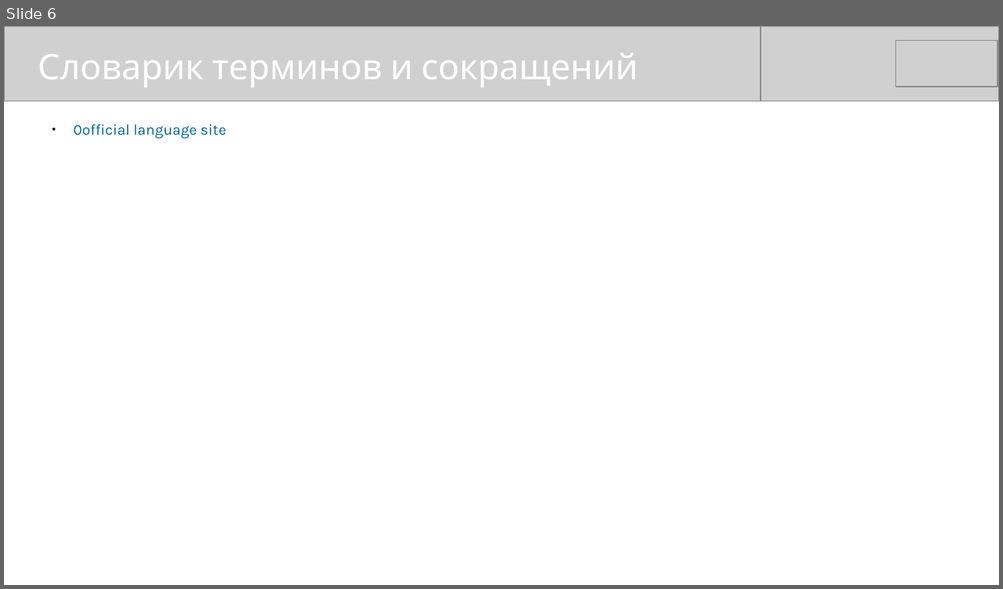
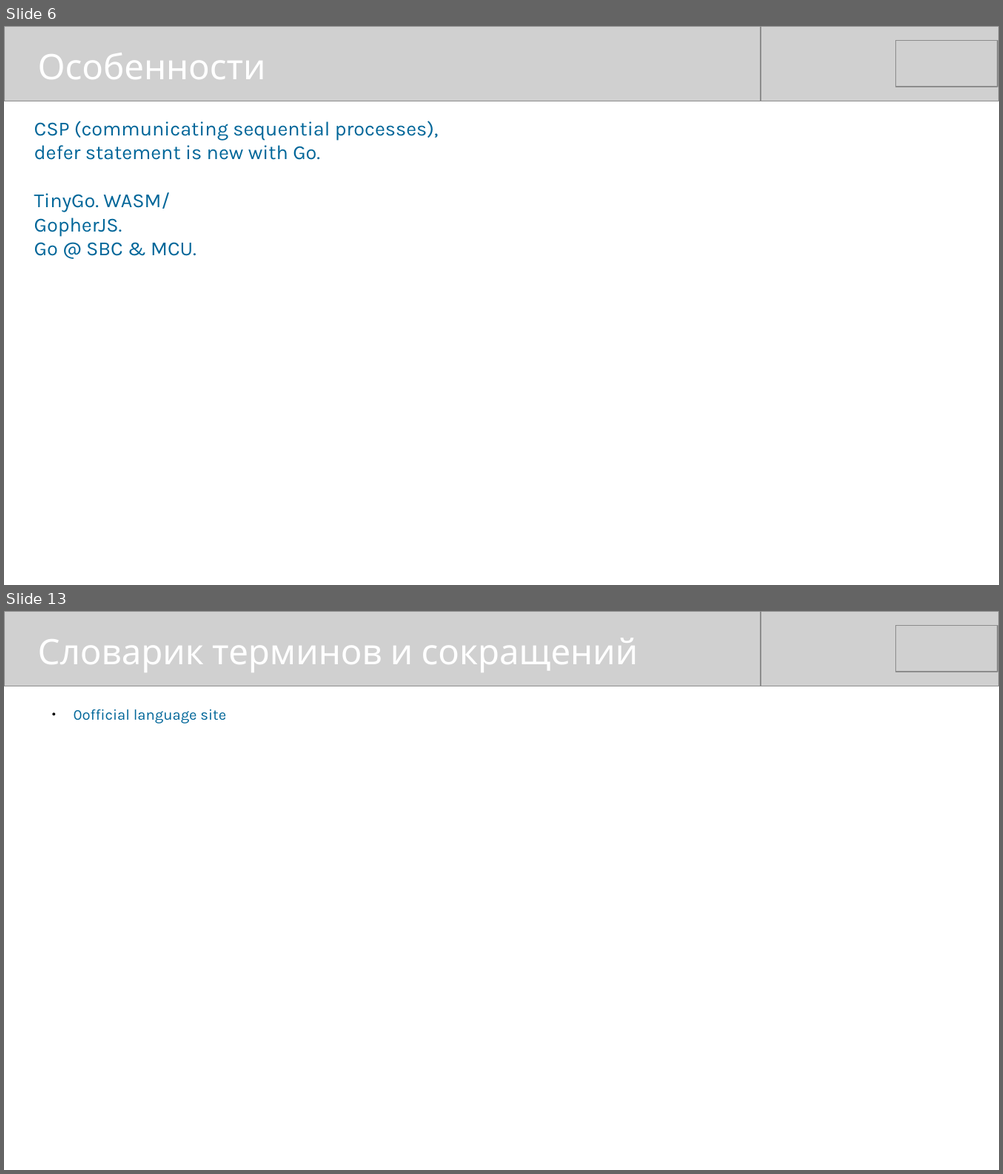
Before and after one commit to mike-shock/Go_language, a slide deck: Go_Intro.odp. Shown one above the other, each under a label of ours: slide 6 before the commit, slides 6 and 13 after it; the slides between them are not shown. The pictures are 1003x589 and 1003x1174 pixels, drawn with LibreOffice and Linux fonts; fonts in the diff are those of the drawing; grey boxes stand for pictures. Boxes give left, top, right and bottom in pixels: in the first picture for what was removed or moved away, otherwise in the second. Text is boxed around its words. In the diff, an @@ line names an element or a change of style, - is before the commit and + after.

```diff
--- a/Go_Intro.odp
+++ b/Go_Intro.odp
@@ slide 6 added at <box>4,26,999,585</box>, background #FFFFFF @@
@@ picture added at <box>4,26,760,101</box> @@
@@ picture added at <box>242,26,999,101</box> @@
@@ picture added at <box>896,41,998,87</box> @@
@@ text added at <box>38,53,266,79</box>, 28 pt, text #FFFFFF @@
+Особенности
@@ text added at <box>34,121,438,256</box>, 16 pt, text #006699 @@
+CSP (communicating sequential processes),
+defer statement is new with Go.
+TinyGo. WASM/
+GopherJS.
+Go @ SBC & MCU.
@@ what was slide 6 is now slide 13 @@
```
Also in this commit, not shown: 5 slides changed, 6 other slides added, 5 other files.
